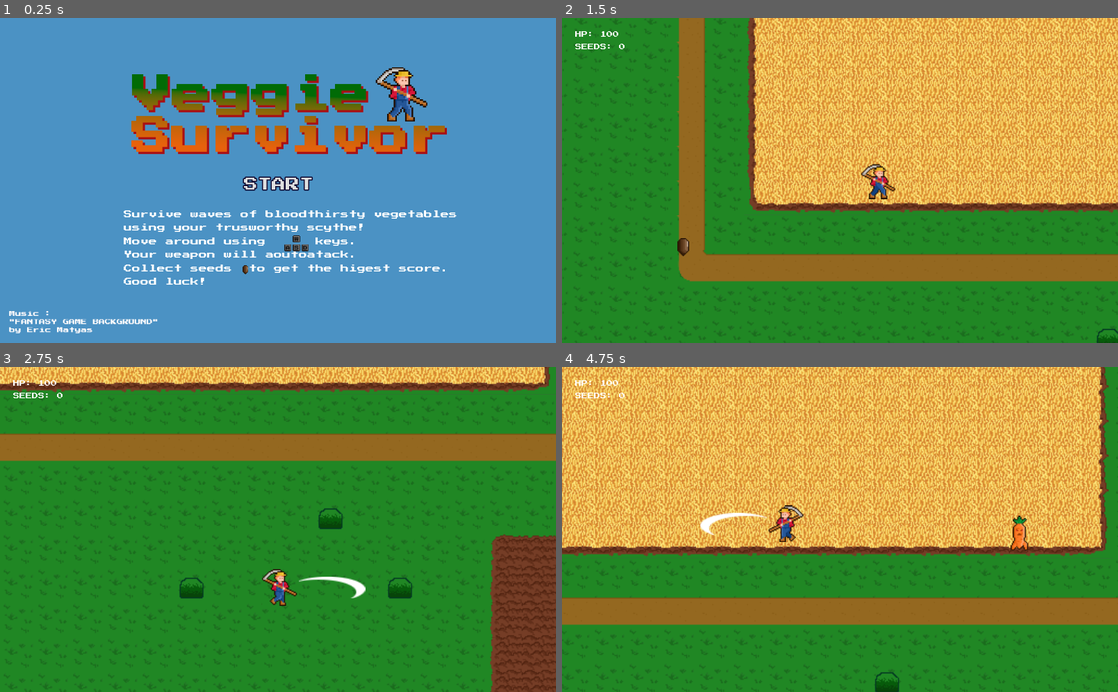
Above: before the commit, frames 1-4 (two rows, left to right).
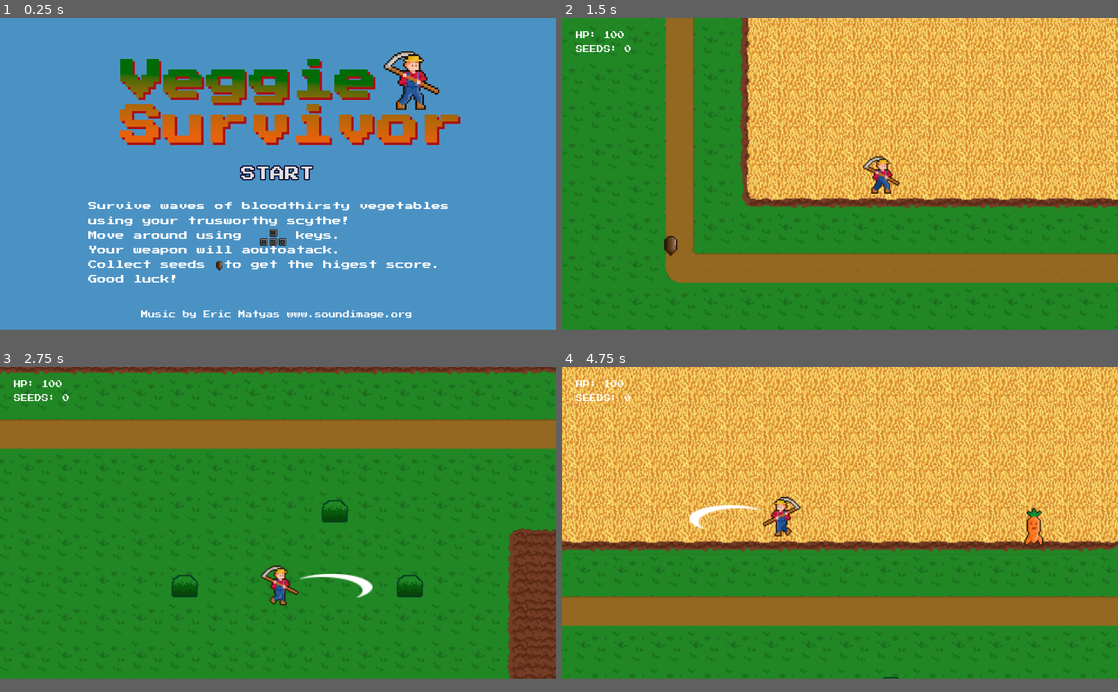
Above: after the commit, the same moments.

Repository: wnadurski/veggie-survivor
Game: Godot game, scene res://StartScreen.tscn
Two runs of this game, one before a commit and one after it. Both use one fixed random seed, a clock stepped at 60 frames per second and the inputs below.
Inputs:
- Up to frame 1 (0.25 s): no input
- Up to frame 2 (1.5 s): click "START" at 0.5 s; tap Enter (ui_accept) at 1.25 s; hold D (move_right) from 1.28 s (still down)
- Up to frame 3 (2.75 s): tap Enter (ui_accept) at 1.52, 2.27 s; release D (move_right) at 2.03 s; hold S (move_down) from 2.03 s (still down)
- Up to frame 4 (4.75 s): release S (move_down) at 2.78 s; hold D (move_right) 2.78-3.53 s; hold W (move_up) 3.53-4.28 s; tap Enter (ui_accept) at 3.77, 4.52 s; hold A (move_left) from 4.28 s (still down)
In our replay, the window is 800x468 before the commit and 800x449 after it. These sizes can differ from the game's own. Grey fills any space a smaller window leaves; there, only what the larger window draws over its background counts as a difference.

The runs differ from the first frame. In frame 1, 18% of the frame differs, in the area x 1-83%, y 10-98%; in frame 2, 30%; in frame 3, 22%; in frame 4, 37%, in the area x 0-100%, y 0-100%.

Commit message:
change resolution

Diff:
--- a/StartScreen.tscn
+++ b/StartScreen.tscn
@@ -10,6 +10,7 @@
 [ext_resource path="res://art/KeyS.png" type="Texture" id=8]
 [ext_resource path="res://assets/Fantasy_Game_Background_Looping.mp3" type="AudioStream" id=9]
 [ext_resource path="res://assets/Short - Mini Popup.wav" type="AudioStream" id=10]
+[ext_resource path="res://new_theme.tres" type="Theme" id=11]
 
 [sub_resource type="DynamicFont" id=1]
 outline_color = Color( 0.054902, 0.0313726, 0.188235, 1 )
@@ -162,7 +163,7 @@
 "times": PoolRealArray( 0 ),
 "transitions": PoolRealArray( 1 ),
 "update": 0,
-"values": [ Vector2( 452, 467 ) ]
+"values": [ Vector2( 374, 426 ) ]
 }
 
 [sub_resource type="Animation" id=12]
@@ -176,10 +177,10 @@
 tracks/0/imported = false
 tracks/0/enabled = true
 tracks/0/keys = {
-"times": PoolRealArray( 0, 0.1, 0.2, 0.3, 0.4, 0.5, 0.6, 0.7 ),
-"transitions": PoolRealArray( 1, 1, 1, 1, 1, 1, 1, 1 ),
-"update": 1,
-"values": [ Vector2( 452, 467 ), Vector2( 452, 466 ), Vector2( 452, 465 ), Vector2( 452, 464 ), Vector2( 452, 465 ), Vector2( 452, 466 ), Vector2( 452, 467 ), Vector2( 452, 468 ) ]
+"times": PoolRealArray( 0, 0.4 ),
+"transitions": PoolRealArray( -2, -2 ),
+"update": 0,
+"values": [ Vector2( 375, 425 ), Vector2( 375, 420 ) ]
 }
 
 [node name="Control" type="Control"]
@@ -187,15 +188,25 @@
 anchor_bottom = 1.0
 
 [node name="BackgroundMenu" type="TextureRect" parent="."]
-margin_right = 1005.0
-margin_bottom = 590.0
+anchor_left = 0.5
+anchor_top = 0.5
+anchor_right = 0.5
+anchor_bottom = 0.5
+margin_left = -512.0
+margin_top = -300.0
+margin_right = 512.0
+margin_bottom = 300.0
 texture = ExtResource( 1 )
 
 [node name="Label" type="Label" parent="."]
-margin_left = 228.0
-margin_top = 355.0
-margin_right = 876.0
-margin_bottom = 501.0
+anchor_left = 0.5
+anchor_top = 0.5
+anchor_right = 0.5
+anchor_bottom = 0.5
+margin_left = -324.0
+margin_top = 47.5
+margin_right = 324.0
+margin_bottom = 193.5
 rect_pivot_offset = Vector2( 139, 47 )
 custom_constants/line_spacing = 10
 custom_fonts/font = SubResource( 1 )
@@ -207,10 +218,14 @@
 autowrap = true
 
 [node name="StartButton" type="Button" parent="."]
-margin_left = 423.0
-margin_top = 292.0
-margin_right = 603.0
-margin_bottom = 324.0
+anchor_left = 0.5
+anchor_top = 0.5
+anchor_right = 0.5
+anchor_bottom = 0.5
+margin_left = -90.0
+margin_top = -16.0
+margin_right = 90.0
+margin_bottom = 16.0
 custom_colors/font_color_hover = Color( 0.482353, 0.435294, 0.435294, 1 )
 custom_colors/font_color_pressed = Color( 0.807843, 0.0470588, 0.0470588, 1 )
 custom_fonts/font = SubResource( 2 )
@@ -223,10 +238,14 @@
 volume_db = 10.0
 
 [node name="KeysWSAD" type="ReferenceRect" parent="."]
-margin_left = 522.0
-margin_top = 399.0
-margin_right = 570.0
-margin_bottom = 431.0
+anchor_left = 0.5
+anchor_top = 0.5
+anchor_right = 0.5
+anchor_bottom = 0.5
+margin_left = -32.0
+margin_top = 91.5
+margin_right = 16.0
+margin_bottom = 123.5
 border_width = 0.0
 
 [node name="KeyW" type="Sprite" parent="KeysWSAD"]
@@ -265,11 +284,14 @@
 anims/KeyA = SubResource( 9 )
 anims/RESET = SubResource( 10 )
 
-[node name="Seed" type="Sprite" parent="."]
-position = Vector2( 452, 467 )
+[node name="SeedContainer" type="Node2D" parent="."]
+position = Vector2( -1, 2 )
+
+[node name="Seed" type="Sprite" parent="SeedContainer"]
+position = Vector2( 374, 426 )
 texture = ExtResource( 5 )
 
-[node name="AnimationPlayer" type="AnimationPlayer" parent="Seed"]
+[node name="AnimationPlayer" type="AnimationPlayer" parent="SeedContainer/Seed"]
 autoplay = "SeedStartScreen"
 anims/RESET = SubResource( 11 )
 anims/SeedStartScreen = SubResource( 12 )
@@ -279,4 +301,16 @@
 volume_db = -20.0
 autoplay = true
 
+[node name="Label2" type="Label" parent="."]
+anchor_left = 0.5
+anchor_top = 1.0
+anchor_right = 0.5
+anchor_bottom = 1.0
+margin_left = -234.0
+margin_top = -32.0
+margin_right = 234.0
+margin_bottom = -18.0
+theme = ExtResource( 11 )
+text = "Music by Eric Matyas www.soundimage.org"
+
 [connection signal="pressed" from="StartButton" to="StartButton" method="_on_StartButton_pressed"]
--- a/project.godot
+++ b/project.godot
@@ -38,6 +38,8 @@
 
 [display]
 
+window/size/width=948
+window/size/height=533
 window/stretch/mode="2d"
 window/stretch/aspect="keep"
 
Not shown: 1 places in StartScreen.tscn that only renumber resources
Binary file changed: art/start_screen_background.png
Not shown, changed: docs/index.apple-touch-icon.png.import
Not shown, changed: docs/index.icon.png.import
Not shown, changed: docs/index.png.import
Not shown, changed: docs/index.html
Not shown, changed: docs/index.pck
